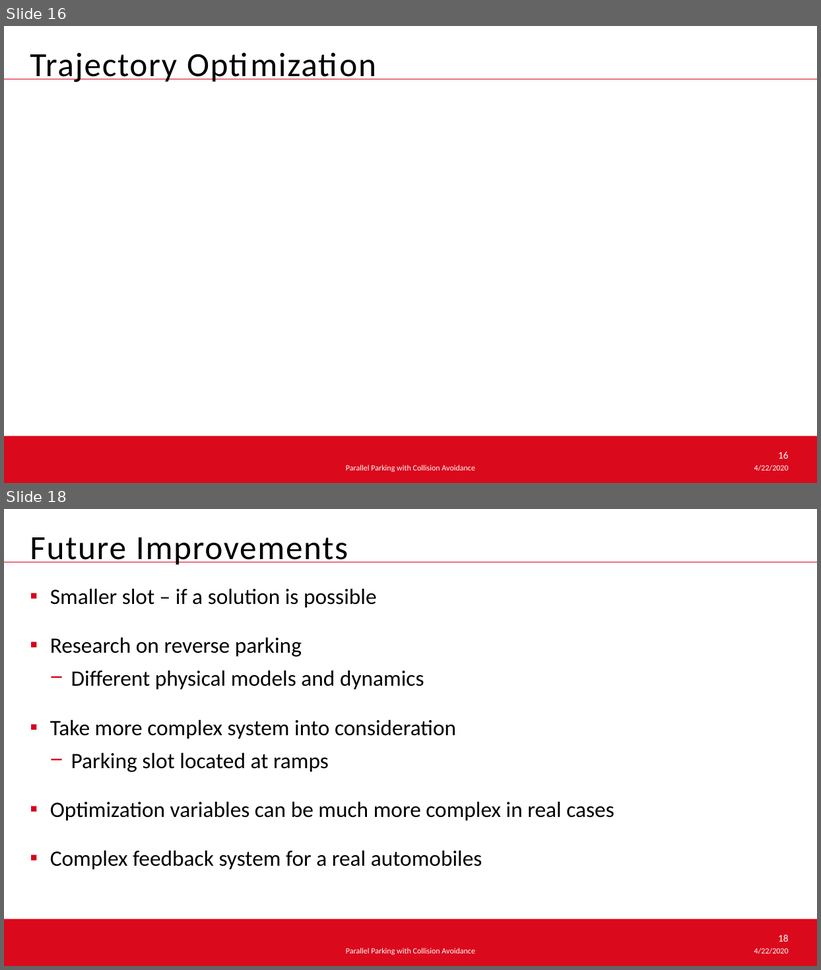
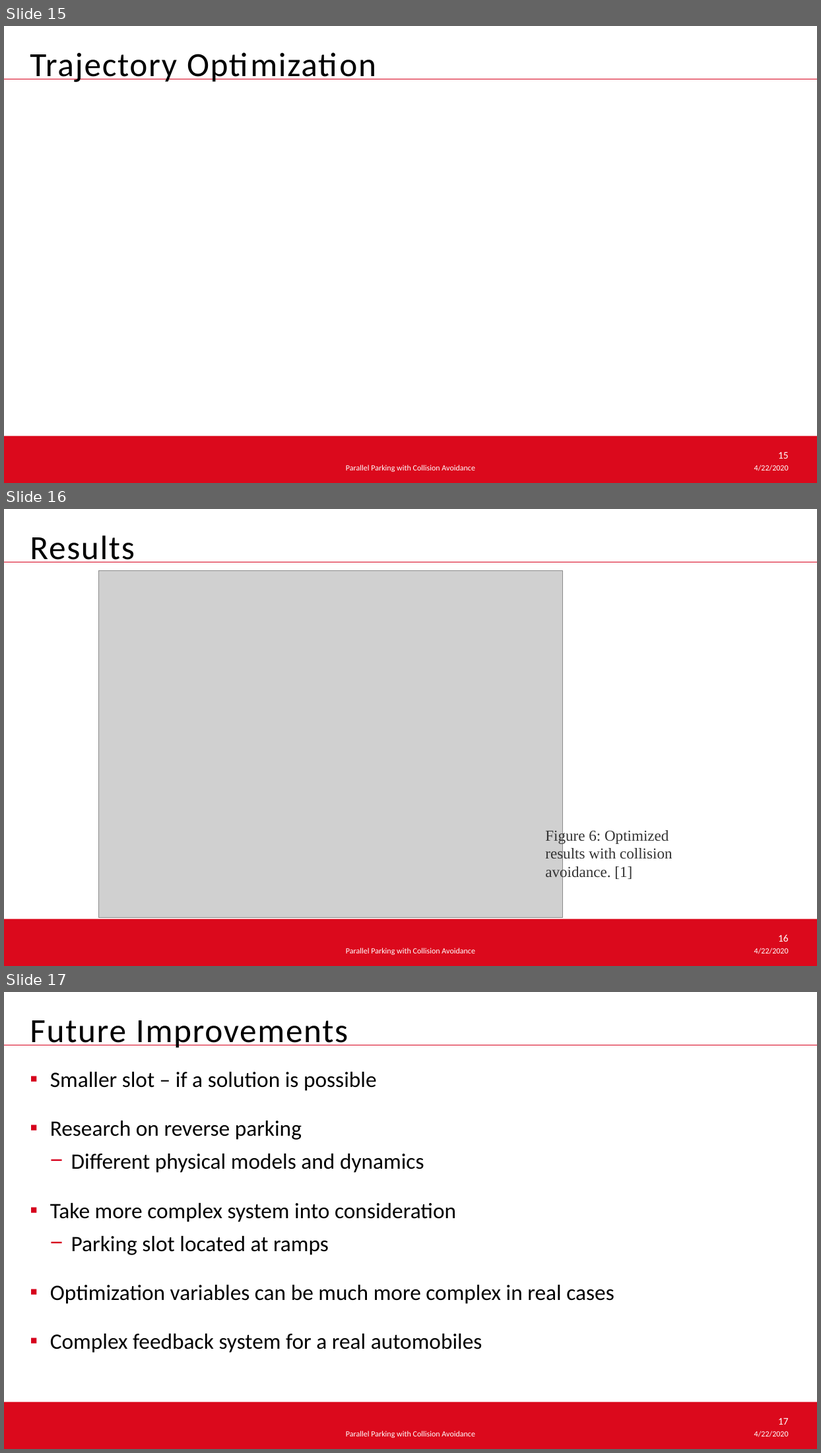
Before and after one commit to hehonglu123/optimal_control, a slide deck: Optimal Control Theory.pptx. Shown one above the other, each under a label of ours: slides 16 and 18 before the commit, slides 15, 16 and 17 after it; the slides between them are not shown. The pictures are 821x970 and 821x1453 pixels, drawn with LibreOffice and Linux fonts; fonts in the diff are those of the drawing; grey boxes stand for pictures; background and template pictures are left out. Boxes give left, top, right and bottom in pixels: in the first picture for what was removed or moved away, otherwise in the second. Text is boxed around its words. In the diff, an @@ line names an element or a change of style, - is before the commit and + after.

```diff
--- a/Optimal Control Theory.pptx
+++ b/Optimal Control Theory.pptx
@@ slide 16 added at [4, 509, 817, 966], background #FFFFFF; not listed: 5 template elements that a slide beside it also shows @@
@@ text added at [30, 535, 134, 562], 40 pt, text #000000 @@
+Results
@@ picture added at [99, 570, 563, 918] @@
@@ text added at [545, 829, 672, 881], 18 pt, text #333333 @@
+Figure 6: Optimized results with collision avoidance. [1]
@@ what was slide 16 is now slide 15 @@
@@ page number at [778, 452, 789, 459]: text changed @@
-16
+15
@@ what was slide 18 is now slide 17 @@
@@ page number at [778, 1418, 789, 1425]: text changed @@
-18
+17
```
Also in this commit, not shown: 6 slides changed, 2 other slides added, 4 slides removed.
